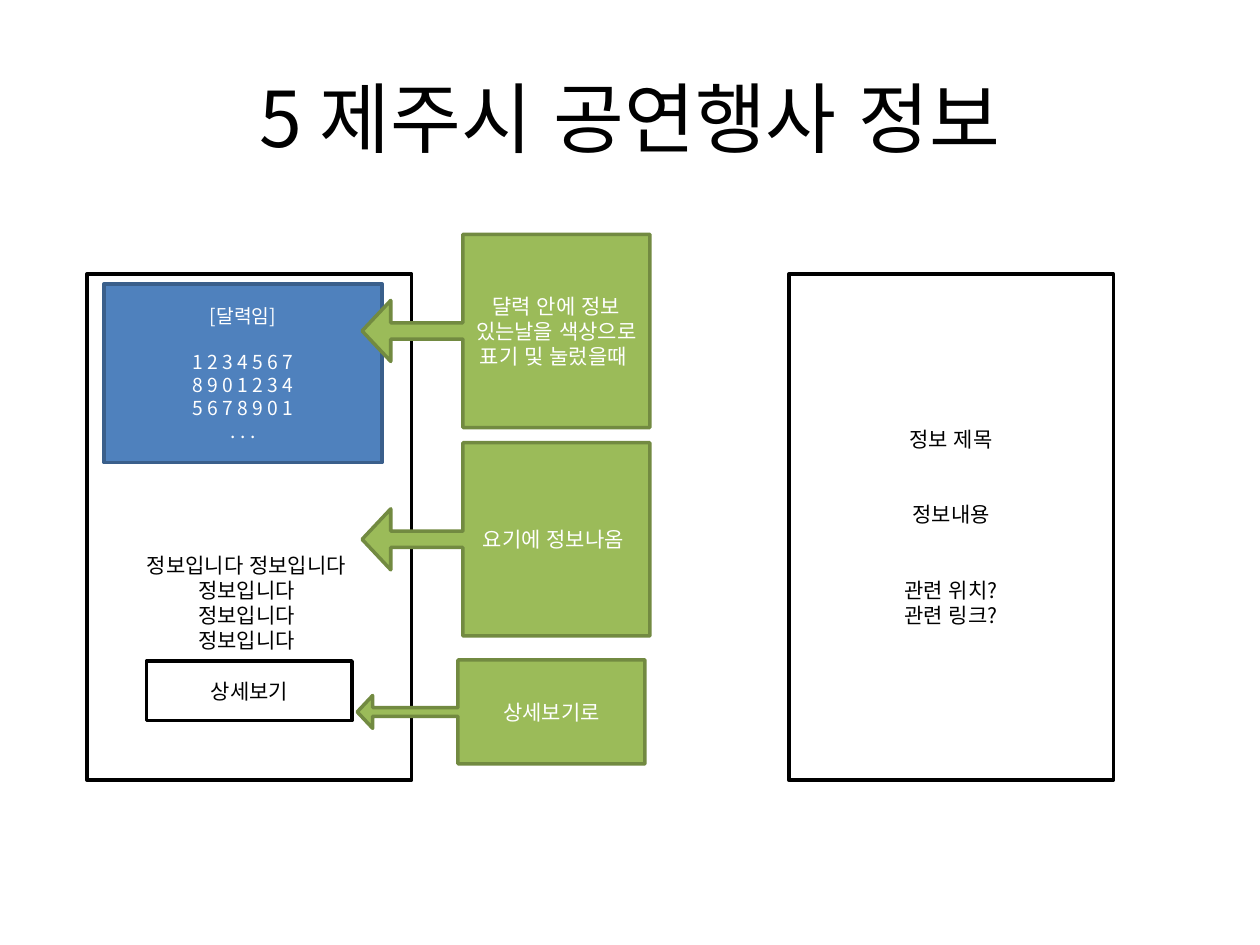
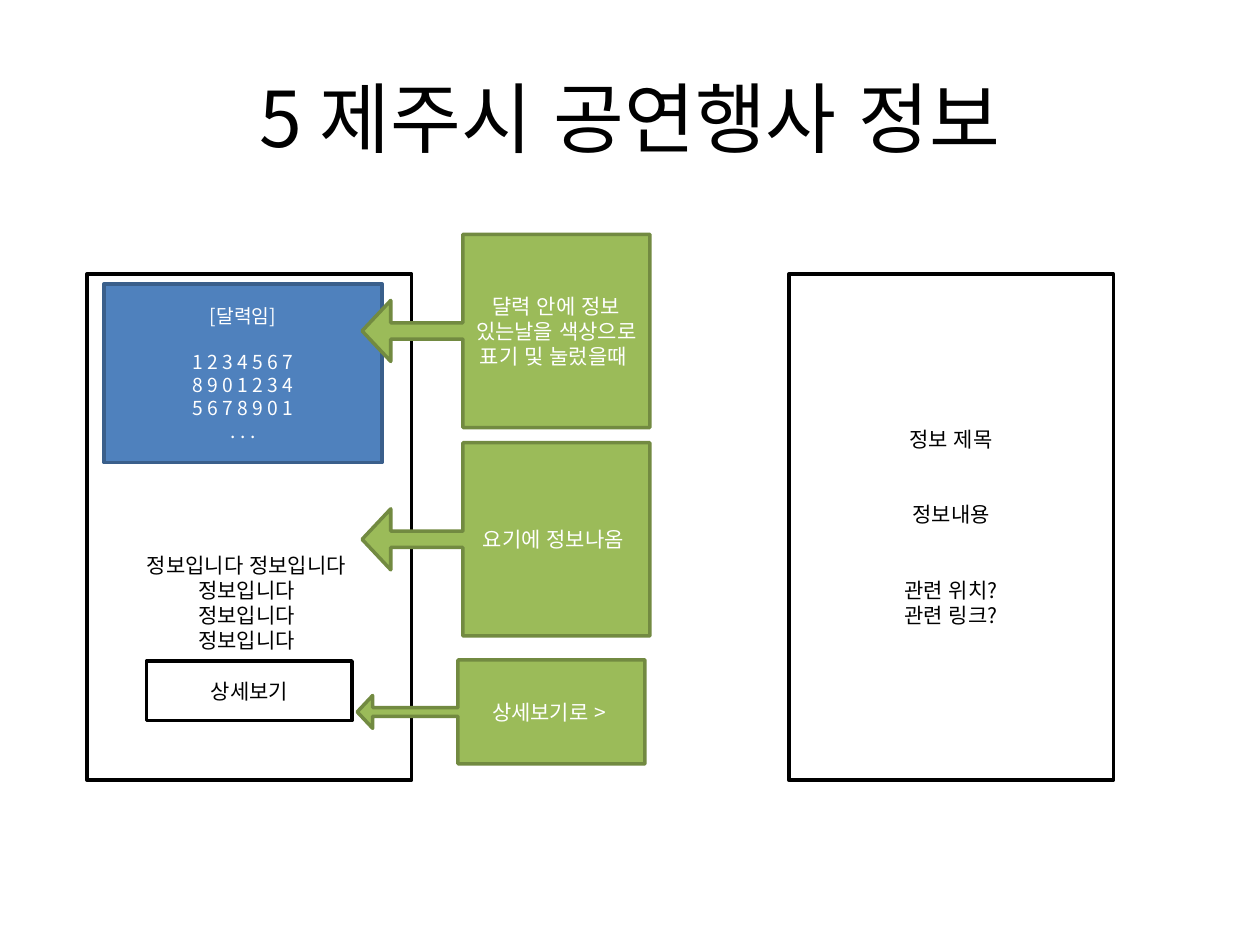
Before and after one commit to Seo-Sang-Eun/test01, a slide deck: slide 9 of Project Info/ui.pptx (slide 7 before the commit). Drawn at 1260x945 pixels with LibreOffice and Linux fonts; fonts in the diff are those of the drawing. Boxes give left, top, right and bottom in pixels: in the first picture for what was removed or moved away, otherwise in the second. Text is boxed around its words. In the diff, an @@ line names an element or a change of style, - is before the commit and + after.

```diff
--- a/Project Info/ui.pptx
+++ b/Project Info/ui.pptx
@@ text in left arrow callout at [492, 702, 588, 722]: text changed @@
-상세보기로
+상세보기로 >
```
Also in this commit, not shown: 5 other slides changed, 2 slides added, 1 other file.
